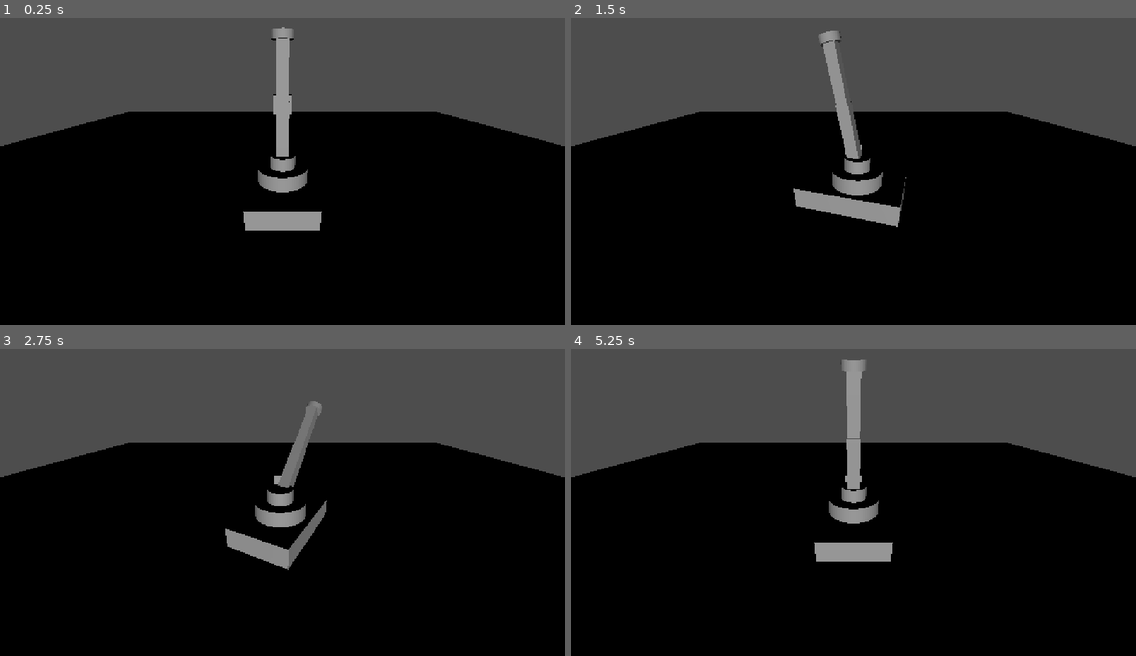
Above: before the commit, frames 1-4 (two rows, left to right).
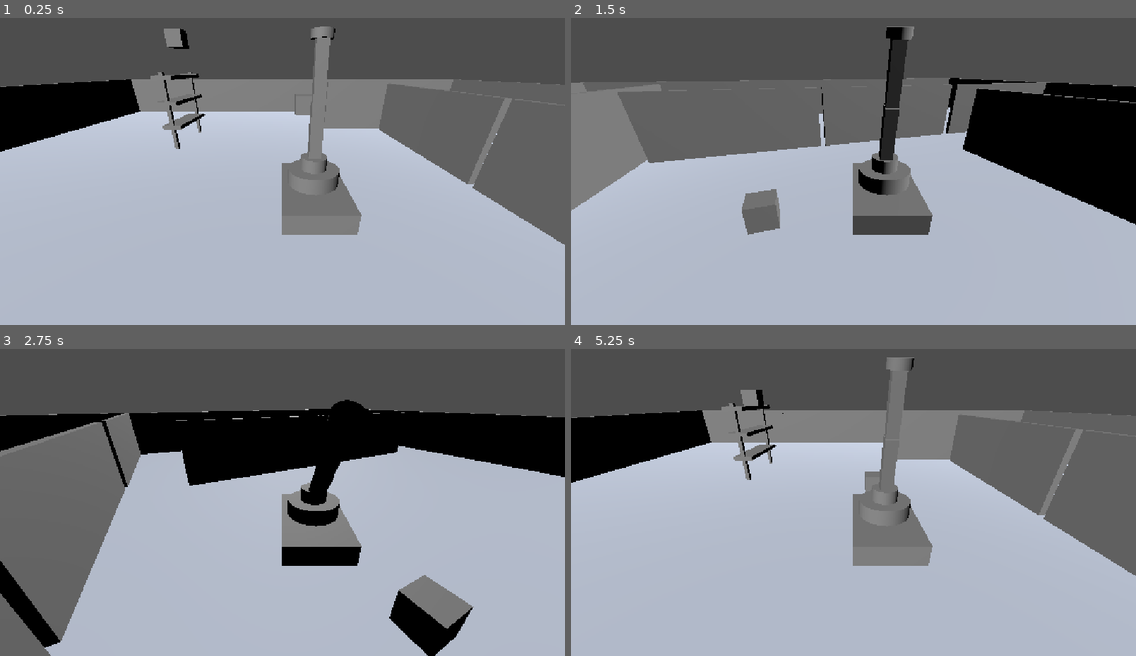
Above: after the commit, the same moments.

Repository: shahrear-ab/magnetic-freedom
Game: Godot game, scene res://scenes/Main.tscn
Two runs of this game, one before a commit and one after it. Both use one fixed random seed, a clock stepped at 60 frames per second and the inputs below. The project has no main scene, so this scene is started directly.
Inputs:
- Up to frame 1 (0.25 s): no input
- Up to frame 2 (1.5 s): hold D (turn_right) 0.53-1.28 s; tap Space (magnet) at 0.6, 1.35 s; hold Down (arm_down) from 1.28 s (still down)
- Up to frame 3 (2.75 s): release Down (arm_down) at 2.03 s; hold D (turn_right) from 2.03 s (still down); tap Space (magnet) at 2.1 s
- Up to frame 4 (5.25 s): release D (turn_right) at 2.78 s; hold Up (arm_up) 2.78-3.53 s; tap Space (magnet) every 0.75 s from 2.85 to 5.1 s; hold A (turn_left) 3.53-5.03 s; hold Down (arm_down) from 5.03 s (still down)

The runs differ from the first frame. In frame 1, 76% of the frame differs, in the area x 0-100%, y 2-100%; in frame 2, 68%; in frame 3, 72%; in frame 4, 76%.

Commit message:
Build factory layout and add delivery zone

Diff:
--- a/scenes/Main.tscn
+++ b/scenes/Main.tscn
@@ -1,9 +1,16 @@
 [gd_scene format=3 uid="uid://2amsr2i776bc"]
 
 [ext_resource type="PackedScene" uid="uid://duhuarji8xdv3" path="res://scenes/PlayerVehicle.tscn" id="1_elqb8"]
+[ext_resource type="Script" uid="uid://b772k5isyb3db" path="res://scripts/target_zone.gd" id="2_rvslj"]
+[ext_resource type="PackedScene" uid="uid://3fwlam1tv6kw" path="res://scenes/Shelf.tscn" id="3_0bbpv"]
+[ext_resource type="PackedScene" uid="uid://su84xv5wcvri" path="res://scenes/Wall.tscn" id="4_rarhs"]
 
 [sub_resource type="BoxShape3D" id="BoxShape3D_egj8t"]
 size = Vector3(40, 0.2, 40)
+
+[sub_resource type="StandardMaterial3D" id="StandardMaterial3D_rvslj"]
+albedo_color = Color(0.8783481, 0.91751707, 0.99467, 1)
+roughness = 0.8
 
 [sub_resource type="BoxMesh" id="BoxMesh_anhtn"]
 size = Vector3(40, 0.2, 40)
@@ -11,6 +18,12 @@
 [sub_resource type="BoxMesh" id="BoxMesh_egj8t"]
 
 [sub_resource type="BoxShape3D" id="BoxShape3D_ucl8h"]
+
+[sub_resource type="BoxShape3D" id="BoxShape3D_anhtn"]
+size = Vector3(2, 0.5, 2)
+
+[sub_resource type="BoxMesh" id="BoxMesh_ucl8h"]
+size = Vector3(2, 0.1, 2)
 
 [node name="Main" type="Node3D" unique_id=844569944]
 
@@ -20,18 +33,19 @@
 shape = SubResource("BoxShape3D_egj8t")
 
 [node name="MeshInstance3D" type="MeshInstance3D" parent="Floor" unique_id=47453414]
+material_override = SubResource("StandardMaterial3D_rvslj")
 mesh = SubResource("BoxMesh_anhtn")
 
 [node name="DirectionalLight3D" type="DirectionalLight3D" parent="." unique_id=1043262350]
-transform = Transform3D(1, 0, 0, 0, 1, 0, 0, 0, 1, 0, 11.086721, 0)
-
-[node name="Camera" type="Camera3D" parent="." unique_id=636648059]
-transform = Transform3D(1, 0, 0, 0, 0.9063077, 0.42261824, 0, -0.42261824, 0.9063077, 0, 5, 8)
+transform = Transform3D(0.8660254, 0.28678823, -0.40957603, 0, 0.81915206, 0.57357645, 0.5, -0.49673176, 0.7094065, 0, 19.356438, 4.2273293)
 
 [node name="PlayerVehicle" parent="." unique_id=1090934575 instance=ExtResource("1_elqb8")]
 transform = Transform3D(1, 0, 0, 0, 1, 0, 0, 0, 1, 0, 0.5, 0.617)
 
-[node name="PickupObject" type="RigidBody3D" parent="." unique_id=637285970]
+[node name="Camera" type="Camera3D" parent="PlayerVehicle" unique_id=636648059]
+transform = Transform3D(1, 0, 0, 0, 0.9063078, 0.4226183, 0, -0.4226183, 0.9063078, -1.2077818, 4.5, 7.1989646)
+
+[node name="PickupObject" type="RigidBody3D" parent="." unique_id=637285970 groups=["pickupable"]]
 transform = Transform3D(1, 0, 0, 0, 1, 0, 0, 0, 1, 0, 3.571682, -3.9283562)
 
 [node name="MeshInstance3D" type="MeshInstance3D" parent="PickupObject" unique_id=1975710380]
@@ -39,3 +53,111 @@
 
 [node name="CollisionShape3D" type="CollisionShape3D" parent="PickupObject" unique_id=470904614]
 shape = SubResource("BoxShape3D_ucl8h")
+
+[node name="DeliveryZone" type="Area3D" parent="." unique_id=88359160]
+transform = Transform3D(1, 0, 0, 0, 1, 0, 0, 0, 1, 15.227537, 0, 7.169279)
+
+[node name="Area3D" type="Area3D" parent="DeliveryZone" unique_id=223257205]
+script = ExtResource("2_rvslj")
+
+[node name="CollisionShape3D" type="CollisionShape3D" parent="DeliveryZone/Area3D" unique_id=464905400]
+shape = SubResource("BoxShape3D_anhtn")
+
+[node name="MeshInstance3D" type="MeshInstance3D" parent="DeliveryZone/Area3D/CollisionShape3D" unique_id=59058950]
+transform = Transform3D(1, 0, 0, 0, 1, 0, 0, 0, 1, 0, 0.05, 0)
+mesh = SubResource("BoxMesh_ucl8h")
+
+[node name="PickupObject2" type="RigidBody3D" parent="." unique_id=819926754 groups=["pickupable"]]
+transform = Transform3D(1, 0, 0, 0, 1, 0, 0, 0, 1, -8.062338, 7.143364, -7.8567123)
+
+[node name="MeshInstance3D" type="MeshInstance3D" parent="PickupObject2" unique_id=926498675]
+mesh = SubResource("BoxMesh_egj8t")
+
+[node name="CollisionShape3D" type="CollisionShape3D" parent="PickupObject2" unique_id=1449922010]
+shape = SubResource("BoxShape3D_ucl8h")
+
+[node name="Shelf" parent="." unique_id=382349755 instance=ExtResource("3_0bbpv")]
+transform = Transform3D(-6.556708e-08, 0, -1.5, 0, 1.5, 0, 1.5, 0, -6.556708e-08, -8.414793, 0.10000038, -7.7727156)
+
+[node name="inside_walls" type="Node3D" parent="." unique_id=1188819669]
+
+[node name="Wall5" parent="inside_walls" unique_id=1316468501 instance=ExtResource("4_rarhs")]
+transform = Transform3D(-4.371139e-08, 0, 1, 0, 1, 0, -1, 0, -4.371139e-08, -1.031, 2, 8.566)
+
+[node name="Wall" parent="inside_walls" unique_id=1452378554 instance=ExtResource("4_rarhs")]
+transform = Transform3D(1, 0, 0, 0, 1, 0, 0, 0, 1, 7.555, 2, 15.061)
+
+[node name="Wall2" parent="inside_walls" unique_id=1852621360 instance=ExtResource("4_rarhs")]
+transform = Transform3D(1, 0, 0, 0, 1, 0, 0, 0, 1, 7.641, 2, 4.62)
+
+[node name="Wall3" parent="inside_walls" unique_id=1213531493 instance=ExtResource("4_rarhs")]
+transform = Transform3D(-4.371139e-08, 0, 1, 0, 1, 0, -1, 0, -4.371139e-08, 7.650321, 2.1000004, -11.2193165)
+
+[node name="Wall4" parent="inside_walls" unique_id=1321414752 instance=ExtResource("4_rarhs")]
+transform = Transform3D(1, 0, 0, 0, 1, 0, 0, 0, 1, 7.681, 2, -5.704)
+
+[node name="Wall6" parent="inside_walls" unique_id=91738974 instance=ExtResource("4_rarhs")]
+transform = Transform3D(-4.3711385e-08, 0, -0.99999994, 0, 1, 0, 0.99999994, 0, -4.3711385e-08, -11.273911, 2, 8.617884)
+
+[node name="side_walls" type="Node3D" parent="." unique_id=501591023]
+
+[node name="side_wall_1" type="Node3D" parent="side_walls" unique_id=1647790045]
+
+[node name="Wall" parent="side_walls/side_wall_1" unique_id=1100292210 instance=ExtResource("4_rarhs")]
+transform = Transform3D(1, 0, 0, 0, 1, 0, 0, 0, 1, -20, 2, 4.961525)
+
+[node name="Wall3" parent="side_walls/side_wall_1" unique_id=2110863196 instance=ExtResource("4_rarhs")]
+transform = Transform3D(1, 0, 0, 0, 1, 0, 0, 0, 1, -20, 2, 14.951008)
+
+[node name="Wall4" parent="side_walls/side_wall_1" unique_id=1495555840 instance=ExtResource("4_rarhs")]
+transform = Transform3D(1, 0, 0, 0, 1, 0, 0, 0, 1, -20, 2, -4.9725623)
+
+[node name="Wall5" parent="side_walls/side_wall_1" unique_id=36262933 instance=ExtResource("4_rarhs")]
+transform = Transform3D(1, 0, 0, 0, 1, 0, 0, 0, 1, -20, 2, -14.963183)
+
+[node name="side_wall_2" type="Node3D" parent="side_walls" unique_id=865489336]
+transform = Transform3D(-1, 0, 8.742278e-08, 0, 1, 0, -8.742278e-08, 0, -1, 0, 0, 0)
+
+[node name="Wall" parent="side_walls/side_wall_2" unique_id=2008106681 instance=ExtResource("4_rarhs")]
+transform = Transform3D(1, 0, 0, 0, 1, 0, 0, 0, 1, -20, 2, 4.961525)
+
+[node name="Wall3" parent="side_walls/side_wall_2" unique_id=1617293892 instance=ExtResource("4_rarhs")]
+transform = Transform3D(1, 0, 0, 0, 1, 0, 0, 0, 1, -20, 2, 14.951008)
+
+[node name="Wall4" parent="side_walls/side_wall_2" unique_id=1989774487 instance=ExtResource("4_rarhs")]
+transform = Transform3D(1, 0, 0, 0, 1, 0, 0, 0, 1, -20, 2, -4.9725623)
+
+[node name="Wall5" parent="side_walls/side_wall_2" unique_id=2009517792 instance=ExtResource("4_rarhs")]
+transform = Transform3D(1, 0, 0, 0, 1, 0, 0, 0, 1, -20, 2, -14.963183)
+
+[node name="side_wall_3" type="Node3D" parent="side_walls" unique_id=552195893]
+transform = Transform3D(-4.371139e-08, 0, -1, 0, 1, 0, 1, 0, -4.371139e-08, 0, 0, 0)
+
+[node name="Wall" parent="side_walls/side_wall_3" unique_id=809564547 instance=ExtResource("4_rarhs")]
+transform = Transform3D(1, 0, 0, 0, 1, 0, 0, 0, 1, -20, 2, 4.961525)
+
+[node name="Wall3" parent="side_walls/side_wall_3" unique_id=844357418 instance=ExtResource("4_rarhs")]
+transform = Transform3D(1, 0, 0, 0, 1, 0, 0, 0, 1, -20, 2, 14.951008)
+
+[node name="Wall4" parent="side_walls/side_wall_3" unique_id=1087783488 instance=ExtResource("4_rarhs")]
+transform = Transform3D(1, 0, 0, 0, 1, 0, 0, 0, 1, -20, 2, -4.9725623)
+
+[node name="Wall5" parent="side_walls/side_wall_3" unique_id=1996819676 instance=ExtResource("4_rarhs")]
+transform = Transform3D(1, 0, 0, 0, 1, 0, 0, 0, 1, -20, 2, -14.963183)
+
+[node name="side_wall_4" type="Node3D" parent="side_walls" unique_id=1001232655]
+transform = Transform3D(-4.3711385e-08, 0, 0.99999994, 0, 1, 0, -0.99999994, 0, -4.3711385e-08, 0, 0, 0)
+
+[node name="Wall" parent="side_walls/side_wall_4" unique_id=1609091655 instance=ExtResource("4_rarhs")]
+transform = Transform3D(1, 0, 0, 0, 1, 0, 0, 0, 1, -20, 2, 4.961525)
+
+[node name="Wall3" parent="side_walls/side_wall_4" unique_id=281289166 instance=ExtResource("4_rarhs")]
+transform = Transform3D(1, 0, 0, 0, 1, 0, 0, 0, 1, -20, 2, 14.951008)
+
+[node name="Wall4" parent="side_walls/side_wall_4" unique_id=87523308 instance=ExtResource("4_rarhs")]
+transform = Transform3D(1, 0, 0, 0, 1, 0, 0, 0, 1, -20, 2, -4.9725623)
+
+[node name="Wall5" parent="side_walls/side_wall_4" unique_id=464467104 instance=ExtResource("4_rarhs")]
+transform = Transform3D(1, 0, 0, 0, 1, 0, 0, 0, 1, -20, 2, -14.963183)
+
+[connection signal="body_entered" from="DeliveryZone/Area3D" to="DeliveryZone/Area3D" method="_on_body_entered"]
--- a/scenes/RoboticArm.tscn
+++ b/scenes/RoboticArm.tscn
@@ -15,8 +15,20 @@
 [sub_resource type="BoxMesh" id="BoxMesh_ucl8h"]
 size = Vector3(0.4, 2, 0.4)
 
+[sub_resource type="BoxShape3D" id="BoxShape3D_egj8t"]
+size = Vector3(0.4, 2, 0.5)
+
+[sub_resource type="BoxShape3D" id="BoxShape3D_e2m7y"]
+size = Vector3(0.5, 1.8, 0.5)
+
 [sub_resource type="BoxMesh" id="BoxMesh_anhtn"]
 size = Vector3(0.45, 2.5, 0.45)
+
+[sub_resource type="BoxShape3D" id="BoxShape3D_anhtn"]
+size = Vector3(0.46, 2.5, 0.46)
+
+[sub_resource type="BoxShape3D" id="BoxShape3D_ucl8h"]
+size = Vector3(0.5, 1.8, 0.5)
 
 [sub_resource type="CylinderMesh" id="CylinderMesh_egj8t"]
 top_radius = 1.0
@@ -32,9 +44,9 @@
 transform = Transform3D(1, 0, 0, 0, 1, 0, 0, 0, 1, 0, 0.6, 0)
 mesh = SubResource("CylinderMesh_ucl8h")
 
-[node name="Arm" type="MeshInstance3D" parent="Base/Shoulder" unique_id=2131918515]
+[node name="Arm" type="Node3D" parent="Base/Shoulder" unique_id=1567128330]
 
-[node name="Elbow" type="MeshInstance3D" parent="Base/Shoulder/Arm" unique_id=2141584984]
+[node name="Elbow" type="Node3D" parent="Base/Shoulder/Arm" unique_id=2032113764]
 transform = Transform3D(1, 0, 0, 0, 1, 0, 0, 0, 1, 0, 2.5, 0)
 
 [node name="Magnet" type="MeshInstance3D" parent="Base/Shoulder/Arm/Elbow" unique_id=1617388785]
@@ -52,9 +64,35 @@
 transform = Transform3D(1, 0, 0, 0, 1, 0, 0, 0, 1, 0, 1, 0)
 mesh = SubResource("BoxMesh_ucl8h")
 
+[node name="CollisionShape3D" type="CollisionShape3D" parent="Base/Shoulder/Arm/Elbow" unique_id=1440017772]
+transform = Transform3D(1, 0, 0, 0, 1, 0, 0, 0, 1, 0, 1, 0)
+shape = SubResource("BoxShape3D_egj8t")
+
+[node name="ForearmCollisionDetector" type="Area3D" parent="Base/Shoulder/Arm/Elbow" unique_id=230418666]
+transform = Transform3D(1, 0, 0, 0, 1, 0, 0, 0, 1, 0, -3.1, 0)
+collision_layer = 0
+collision_mask = 2
+
+[node name="CollisionShape3D" type="CollisionShape3D" parent="Base/Shoulder/Arm/Elbow/ForearmCollisionDetector" unique_id=1736564473]
+transform = Transform3D(1, 0, 0, 0, 1, 0, 0, 0, 1, 0, 4.0594683, 0)
+shape = SubResource("BoxShape3D_e2m7y")
+
 [node name="ArmMesh" type="MeshInstance3D" parent="Base/Shoulder/Arm" unique_id=1304836077]
 transform = Transform3D(1, 0, 0, 0, 1, 0, 0, 0, 1, 0, 1.25, 0)
 mesh = SubResource("BoxMesh_anhtn")
+
+[node name="CollisionShape3D" type="CollisionShape3D" parent="Base/Shoulder/Arm" unique_id=144897982]
+transform = Transform3D(1, 0, 0, 0, 1, 0, 0, 0, 1, 0, 1.2, 0)
+shape = SubResource("BoxShape3D_anhtn")
+
+[node name="ArmCollisionDetector" type="Area3D" parent="Base/Shoulder/Arm" unique_id=571112478]
+transform = Transform3D(1, 0, 0, 0, 1, 0, 0, 0, 1, 0, -0.6, 0)
+collision_layer = 0
+collision_mask = 2
+
+[node name="CollisionShape3D" type="CollisionShape3D" parent="Base/Shoulder/Arm/ArmCollisionDetector" unique_id=847128922]
+transform = Transform3D(1, 0, 0, 0, 1, 0, 0, 0, 1, 0, 2.1001542, 0)
+shape = SubResource("BoxShape3D_ucl8h")
 
 [node name="BaseMesh" type="MeshInstance3D" parent="Base" unique_id=1757215795]
 transform = Transform3D(1, 0, 0, 0, 1, 0, 0, 0, 1, 0, 0.3, 0)
--- /dev/null
+++ b/scenes/Shelf.tscn
@@ -0,0 +1,80 @@
+[gd_scene format=3 uid="uid://3fwlam1tv6kw"]
+
+[sub_resource type="BoxShape3D" id="BoxShape3D_nf23d"]
+size = Vector3(3.1, 0.16, 0.9)
+
+[sub_resource type="BoxMesh" id="BoxMesh_ucl8h"]
+size = Vector3(3, 0.15, 0.8)
+
+[sub_resource type="BoxShape3D" id="BoxShape3D_egj8t"]
+size = Vector3(3.1, 0.16, 0.9)
+
+[sub_resource type="BoxMesh" id="BoxMesh_e2m7y"]
+size = Vector3(3, 0.15, 0.8)
+
+[sub_resource type="BoxShape3D" id="BoxShape3D_yvbur"]
+size = Vector3(3.1, 0.16, 0.9)
+
+[sub_resource type="BoxMesh" id="BoxMesh_xysun"]
+size = Vector3(3, 0.15, 0.8)
+
+[sub_resource type="BoxShape3D" id="BoxShape3D_wcknk"]
+size = Vector3(0.15, 3.2, 0.15)
+
+[sub_resource type="BoxMesh" id="BoxMesh_gfpni"]
+size = Vector3(0.15, 3.2, 0.15)
+
+[sub_resource type="BoxMesh" id="BoxMesh_yqyos"]
+size = Vector3(0.15, 3.2, 0.15)
+
+[node name="Shelf" type="Node3D" unique_id=382349755]
+
+[node name="Shelf_1" type="StaticBody3D" parent="." unique_id=1856452916]
+transform = Transform3D(1, 0, 0, 0, 1, 0, 0, 0, 1, 0, 1, 0)
+collision_layer = 3
+
+[node name="CollisionShape3D" type="CollisionShape3D" parent="Shelf_1" unique_id=2074755743]
+shape = SubResource("BoxShape3D_nf23d")
+
+[node name="MeshInstance3D" type="MeshInstance3D" parent="Shelf_1" unique_id=570529234]
+mesh = SubResource("BoxMesh_ucl8h")
+
+[node name="Shelf_2" type="StaticBody3D" parent="." unique_id=1806190020]
+transform = Transform3D(1, 0, 0, 0, 1, 0, 0, 0, 1, 0, 2, 0)
+collision_layer = 3
+
+[node name="CollisionShape3D" type="CollisionShape3D" parent="Shelf_2" unique_id=820830549]
+shape = SubResource("BoxShape3D_egj8t")
+
+[node name="MeshInstance3D" type="MeshInstance3D" parent="Shelf_2" unique_id=728373368]
+mesh = SubResource("BoxMesh_e2m7y")
+
+[node name="Shelf_3" type="StaticBody3D" parent="." unique_id=649319171]
+transform = Transform3D(1, 0, 0, 0, 1, 0, 0, 0, 1, 0, 3, 0)
+collision_layer = 3
+
+[node name="CollisionShape3D" type="CollisionShape3D" parent="Shelf_3" unique_id=101205748]
+shape = SubResource("BoxShape3D_yvbur")
+
+[node name="MeshInstance3D" type="MeshInstance3D" parent="Shelf_3" unique_id=426186488]
+mesh = SubResource("BoxMesh_xysun")
+
+[node name="Support_Left" type="StaticBody3D" parent="." unique_id=1680547660]
+transform = Transform3D(1, 0, 0, 0, 1, 0, 0, 0, 1, -1.4, 1.6, 0)
+collision_layer = 3
+
+[node name="CollisionShape3D" type="CollisionShape3D" parent="Support_Left" unique_id=314200255]
+shape = SubResource("BoxShape3D_wcknk")
+
+[node name="MeshInstance3D" type="MeshInstance3D" parent="Support_Left" unique_id=1151570104]
+mesh = SubResource("BoxMesh_gfpni")
+
+[node name="Support_Right" type="StaticBody3D" parent="." unique_id=949023160]
+transform = Transform3D(1, 0, 0, 0, 1, 0, 0, 0, 1, 1.4, 1.6, 0)
+collision_layer = 3
+
+[node name="CollisionShape3D" type="CollisionShape3D" parent="Support_Right" unique_id=2106254150]
+shape = SubResource("BoxShape3D_wcknk")
+
+[node name="MeshInstance3D" type="MeshInstance3D" parent="Support_Right" unique_id=474413925]
+mesh = SubResource("BoxMesh_yqyos")
--- /dev/null
+++ b/scenes/Wall.tscn
@@ -0,0 +1,15 @@
+[gd_scene format=3 uid="uid://su84xv5wcvri"]
+
+[sub_resource type="BoxShape3D" id="BoxShape3D_anhtn"]
+size = Vector3(0.3, 4, 10)
+
+[sub_resource type="BoxMesh" id="BoxMesh_anhtn"]
+size = Vector3(0.3, 4, 10)
+
+[node name="Wall" type="StaticBody3D" unique_id=1316468501]
+
+[node name="CollisionShape3D" type="CollisionShape3D" parent="." unique_id=1458092367]
+shape = SubResource("BoxShape3D_anhtn")
+
+[node name="MeshInstance3D" type="MeshInstance3D" parent="." unique_id=1408998335]
+mesh = SubResource("BoxMesh_anhtn")
--- a/scripts/robotic_arm.gd
+++ b/scripts/robotic_arm.gd
@@ -1,38 +1,100 @@
 extends Node3D
+
+
+# ==================================================
+# ARM SETTINGS
+# ==================================================
 
 @export var arm_speed: float = 60.0
 @export var elbow_speed: float = 60.0
+
 
 # Arm / shoulder limits
 @export var arm_min_angle: float = -60.0
 @export var arm_max_angle: float = 60.0
 
+
 # Elbow limits
 @export var elbow_min_angle: float = -90.0
 @export var elbow_max_angle: float = 90.0
 
 
+# ==================================================
+# ARM REFERENCES
+# ==================================================
+
 @onready var arm = $Base/Shoulder/Arm
 @onready var elbow = $Base/Shoulder/Arm/Elbow
 
-# Magnet
+
+# ==================================================
+# MAGNET REFERENCES
+# ==================================================
+
 @onready var magnet = $Base/Shoulder/Arm/Elbow/Magnet
 @onready var magnet_mesh = $Base/Shoulder/Arm/Elbow/Magnet/MagnetMesh
 
 
-# Pickup states
+# ==================================================
+# MAGNET AREA
+# ==================================================
+
+@onready var magnet_area = $Base/Shoulder/Arm/Elbow/Magnet/MagnetAera
+
+
+# ==================================================
+# ARM COLLISION DETECTORS
+# ==================================================
+
+@onready var arm_collision_detector = $Base/Shoulder/Arm/ArmCollisionDetector
+@onready var forearm_collision_detector = $Base/Shoulder/Arm/Elbow/ForearmCollisionDetector
+
+# ==================================================
+# COLLISION STATES
+# ==================================================
+
+var arm_blocked: bool = false
+var forearm_blocked: bool = false
+
+
+# ==================================================
+# PICKUP STATES
+# ==================================================
+
 var detected_object: Node3D = null
 var picked_object: Node3D = null
 var pickup_locked: bool = false
 
 
+# ==================================================
+# READY
+# ==================================================
+
+func _ready():
+
+	print("ROBOTIC ARM READY")
+
+	# Make sure our collision detectors are monitoring
+	arm_collision_detector.monitoring = true
+	forearm_collision_detector.monitoring = true
+
+
+# ==================================================
+# PHYSICS PROCESS
+# ==================================================
+
 func _physics_process(delta):
+
 	# =========================
 	# ARM / SHOULDER
 	# =========================
+
 	var arm_input = Input.get_axis("arm_up", "arm_down")
 
 	if arm_input != 0:
+
+		var old_rotation = arm.rotation_degrees.x
+
 		arm.rotation_degrees.x += arm_input * arm_speed * delta
 
 		arm.rotation_degrees.x = clamp(
@@ -41,6 +103,11 @@
 			arm_max_angle
 		)
 
+		# Check collision
+		if arm_collision_detector.has_overlapping_bodies():
+			arm.rotation_degrees.x = old_rotation
+			print("ARM BLOCKED!")
+
 
 	# =========================
 	# ELBOW
@@ -49,6 +116,9 @@
 	var elbow_input = Input.get_axis("elbow_up", "elbow_down")
 
 	if elbow_input != 0:
+
+		var old_rotation = elbow.rotation_degrees.x
+
 		elbow.rotation_degrees.x += elbow_input * elbow_speed * delta
 
 		elbow.rotation_degrees.x = clamp(
@@ -57,6 +127,11 @@
 			elbow_max_angle
 		)
 
+		# Check collision
+		if forearm_collision_detector.has_overlapping_bodies():
+			elbow.rotation_degrees.x = old_rotation
+			print("FOREARM BLOCKED!")
+
 
 	# =========================
 	# MAGNET
@@ -67,22 +142,28 @@
 
 
 	# =========================
-	# KEEP OBJECT ATTACHED
+	# KEEP PICKED OBJECT ATTACHED
 	# =========================
 
 	if picked_object != null:
 		picked_object.global_position = magnet_mesh.global_position
 		picked_object.global_rotation = magnet.global_rotation
 
-
-# ==================================================
-# OBJECT ENTERS MAGNET AREA
+# ==================================================
+# MAGNET AREA - OBJECT ENTERED
 # ==================================================
 
 func _on_magnet_aera_body_entered(body: Node3D) -> void:
+
+	# Ignore anything that isn't pickupable
+	if not body.is_in_group("pickupable"):
+		return
+
+	# Already holding something
 	if picked_object != null:
 		return
 
+	# Temporarily locked after release
 	if pickup_locked:
 		return
 
@@ -91,21 +172,28 @@
 	detected_object = body
 
 
+# ==================================================
+# MAGNET AREA - OBJECT EXITED
+# ==================================================
+
 func _on_magnet_aera_body_exited(body: Node3D) -> void:
+
 	if body == detected_object:
+
 		detected_object = null
 
 		print("MAGNET LOST: ", body.name)
 
 
 # ==================================================
-# PICKUP / RELEASE
+# MAGNET TOGGLE
 # ==================================================
 
 func toggle_magnet():
 
-	# ==================================================
-	# RELEASE
+
+	# ==================================================
+	# RELEASE OBJECT
 	# ==================================================
 
 	if picked_object != null:
@@ -117,27 +205,38 @@
 		picked_object = null
 		detected_object = null
 
-		# Lock pickup temporarily
+		# Prevent instant re-pickup
 		pickup_locked = true
 
+
+		# Remove from magnet
 		object.reparent(get_tree().current_scene, true)
 
+
+		# Drop at magnet position
 		object.global_position = magnet.global_position
 		object.global_rotation = magnet.global_rotation
 
+
+		# Restore physics
 		if object is RigidBody3D:
+
 			object.freeze = false
-
-		# Wait for physics to update
+			object.linear_velocity = Vector3.ZERO
+			object.angular_velocity = Vector3.ZERO
+
+
+		# Wait one physics frame
 		await get_tree().physics_frame
 
+
 		pickup_locked = false
 
 		return
 
 
 	# ==================================================
-	# PICKUP
+	# PICKUP OBJECT
 	# ==================================================
 
 	if detected_object != null:
@@ -145,26 +244,38 @@
 		var object = detected_object
 
 		print("MAGNET PICKED UP: ", object.name)
+
 
 		# Save object
 		picked_object = object
 		detected_object = null
 
+
 		# Stop physics
 		if object is RigidBody3D:
+
 			object.freeze = true
+
 			object.linear_velocity = Vector3.ZERO
 			object.angular_velocity = Vector3.ZERO
 
-		# Attach to magnet
+
+		# Attach object to magnet
 		object.reparent(magnet, true)
 
-		# Snap to magnet
+
+		# Snap object to magnet
 		object.global_position = magnet_mesh.global_position
 		object.global_rotation = magnet.global_rotation
 
+
 		print("OBJECT ATTACHED TO MAGNET")
 
+
+	# ==================================================
+	# NOTHING TO PICK UP
+	# ==================================================
+
 	else:
 
 		print("NO OBJECT IN MAGNET RANGE")
--- /dev/null
+++ b/scripts/target_zone.gd
@@ -0,0 +1,35 @@
+extends Area3D
+
+var delivered_count: int = 0
+
+
+func _on_body_entered(body: Node3D) -> void:
+
+	print("OBJECT ENTERED TARGET: ", body.name)
+
+	# Only accept pickup objects
+	if body.name.begins_with("PickupObject"):
+
+		delivered_count += 1
+
+		print("================================")
+		print("OBJECT DELIVERED!")
+		print("TOTAL DELIVERED: ", delivered_count)
+		print("================================")
+
+		# If the object is currently being held
+		# remove it from the magnet
+		if body.get_parent().name == "Magnet":
+
+			body.reparent(get_tree().current_scene, true)
+
+			if body is RigidBody3D:
+				body.freeze = false
+
+		# Put the object inside the delivery zone
+		body.global_position = global_position + Vector3(0, 0.5, 0)
+
+		# Stop the object moving
+		if body is RigidBody3D:
+			body.linear_velocity = Vector3.ZERO
+			body.angular_velocity = Vector3.ZERO
Not shown, added: scripts/target_zone.gd.uid
